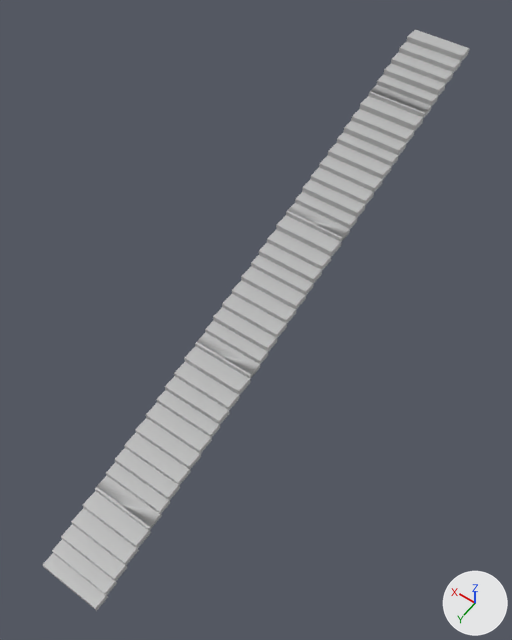
Renders of the FBX model Assets/Models/Meshes/stairs.fbx from each side of a commit.
Rendered twice from a 50 mm camera at (0.319, 0.679, 0.592) aimed at (0.523, 0.394, 0.144). The axes (+X, +Y, +Z) are drawn at lower right. The lights are the same throughout. Where no turn or scale is listed for an object, it has been applied to the vertices.

The first picture shows 'stairs'.
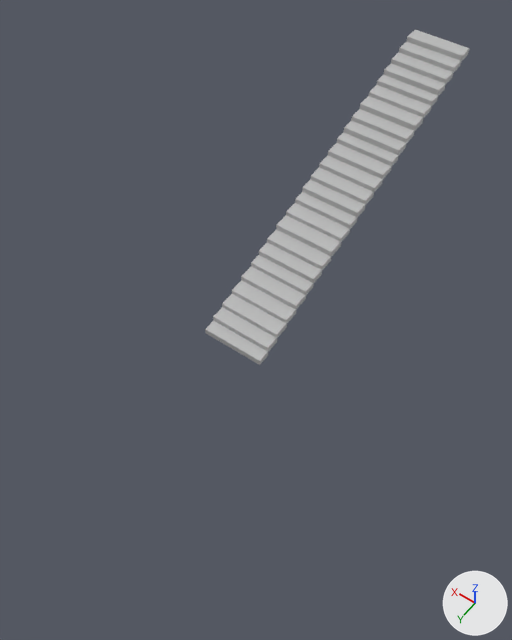
The change in detail:
me_mesh is used by ob_stairs; location (0.523, 0.3684, 0.16).
me_mesh had 990 vertices, 1000 faces and spanned x -0.026..0.026, y -0.256..0.256, z -0.091..0.091.
me_mesh now has 606 vertices, 604 faces and spans x -0.026..0.026, y -0.256..0.057, z -0.021..0.091.
me_mesh part 1: 384 vertices removed from x -0.026..0.026, y 0.056..0.256, z -0.091..-0.019.

What differs and where, as boxes [x1, y1, x2, y2] in the pictures (512 x 640 px):
'stairs', reshaped (38% narrower, 42% shorter)
    before: [43, 30, 470, 611]
    after: [205, 30, 470, 365]
part 1 of me_mesh, deleted
    before: [43, 332, 260, 611]
